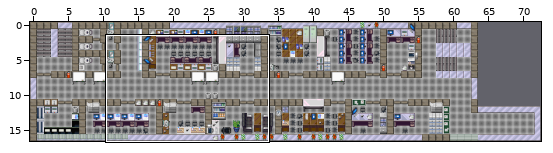
Level history. Tiled map (JSON): Zapf_Uni_Rostock/maps/obergeschoss1.json. The first picture is a wide view before the edit; the outline marks the close-up.
Close-up. First the earlier version:
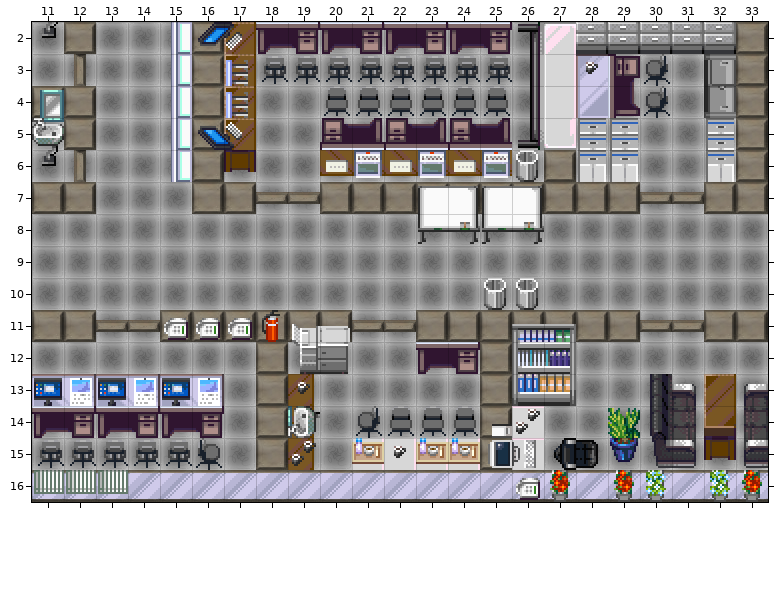
Cells are 32x32 px. Shown: x 11..33, y 2..16.
After:
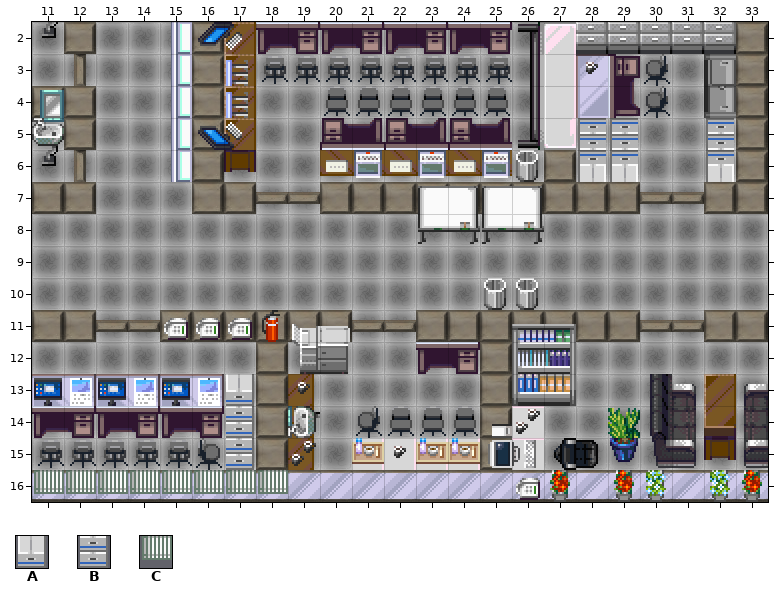
Key: from "office_360": A 212, B 228; from "office_90": C 203.
_ is an empty cell.
The edit:
Layer "Raeume_1":
Tile A now appears in row 13 at x 17.
Tile B now appears in rows 14 to 15 at x 17.
Tile C now appears in row 16 at x 14 to 18.
